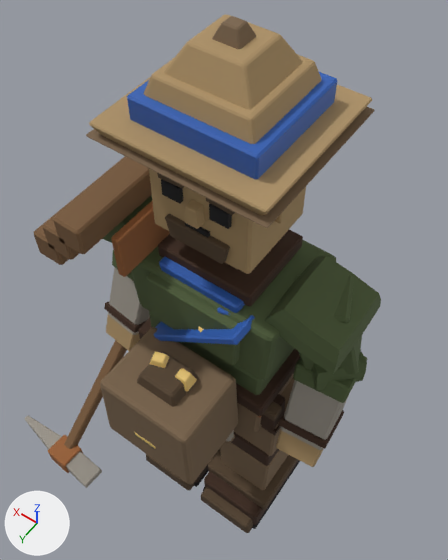
The glTF model 美术/模型/方块人/方块人_农民.glb as it was, and as the next commit left it.
Camera for both pictures: a 50 mm camera at (-0.501, 0.729, 2.119) aimed at (0.054, -0.048, 0.897). The axes (+X, +Y, +Z) are drawn at lower left. The lights are the same throughout. The older version comes first.

Before the edit, the objects in view are built like this:
```python
me_unit_body = bpy.data.meshes.new('unit_body')
me_unit_body.from_pydata(...)  # 2176 vertices, 4016 faces; spans x -0.36..0.49, y -0.28..0.44, z 0.0..1.62
me_unit_body.materials.append(mat_主体)  # picture img_方块人_农民_主体
me_unit_team = bpy.data.meshes.new('unit_team')
me_unit_team.from_pydata(...)  # 96 vertices, 176 faces; spans x -0.142..0.13, y -0.122..0.181, z 0.847..1.506
me_unit_team.materials.append(mat_team)  # blue #2e5fb4
me_unit_trim = bpy.data.meshes.new('unit_trim')
me_unit_trim.from_pydata(...)  # 458 vertices, 876 faces; spans x -0.13..0.13, y -0.122..0.347, z 0.569..1.458
me_unit_trim.materials.append(mat_team_trim)  # yellow #f1cd79
ob_unit_body = bpy.data.objects.new('unit_body', me_unit_body)
ob_unit_body.location = (0.0, 0.0, 0.0)
ob_unit_team = bpy.data.objects.new('unit_team', me_unit_team)
ob_unit_team.location = (0.0, 0.0, 0.0)
ob_unit_trim = bpy.data.objects.new('unit_trim', me_unit_trim)
ob_unit_trim.location = (0.0, 0.0, 0.0)
```
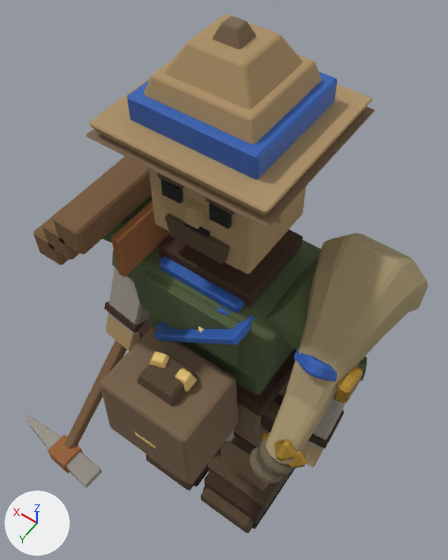
Where the change shows, as pixel boxes [x1, y1, x2, y2] in the pictures (448 x 560 px):
'unit_sack', added: after [250, 233, 428, 484]
    faces in mat_麻布 (beige #a6956f): [266, 233, 428, 464]
    faces in mat_金 (orange #e0b34c): [262, 366, 363, 469]
    faces in mat_麻布暗 (brown #6f6450): [250, 439, 293, 484]
    faces in mat_team (blue #2e5fb4): [294, 348, 340, 382]

Diff of the bpy script that builds the scene:
```diff
--- a/美术/模型/方块人/方块人_农民.glb.py
+++ b/美术/模型/方块人/方块人_农民.glb.py
@@ mat_麻布暗 @@
+mat_麻布暗 = principled_material('麻布暗')
+mat_麻布暗.base_color = (0.159, 0.127, 0.0802)  # brown #6f6450
+mat_麻布暗.roughness = 0.96
@@ mat_麻布 @@
+mat_麻布 = principled_material('麻布')
+mat_麻布.base_color = (0.381, 0.301, 0.159)  # beige #a6956f
+mat_麻布.roughness = 0.94
@@ mat_金 @@
+mat_金 = principled_material('金')
+mat_金.base_color = (0.745, 0.451, 0.0723)  # orange #e0b34c
+mat_金.metallic = 0.86
+mat_金.roughness = 0.26
@@ me_unit_sack @@
+me_unit_sack.from_pydata(...)  # 433 vertices, 842 faces; spans x -0.393..-0.179, y -0.243..0.322, z 0.867..1.242
+# faces by material slot: [318, 256, 176, 92]
+me_unit_sack.materials.append(mat_麻布)  # beige #a6956f
+me_unit_sack.materials.append(mat_麻布暗)  # brown #6f6450
+me_unit_sack.materials.append(mat_金)  # orange #e0b34c
+me_unit_sack.materials.append(mat_team)  # blue #2e5fb4
@@ ob_unit_sack @@
+ob_unit_sack = bpy.data.objects.new('unit_sack', me_unit_sack)
+ob_unit_sack.location = (0.0, 0.0, 0.0)
```
